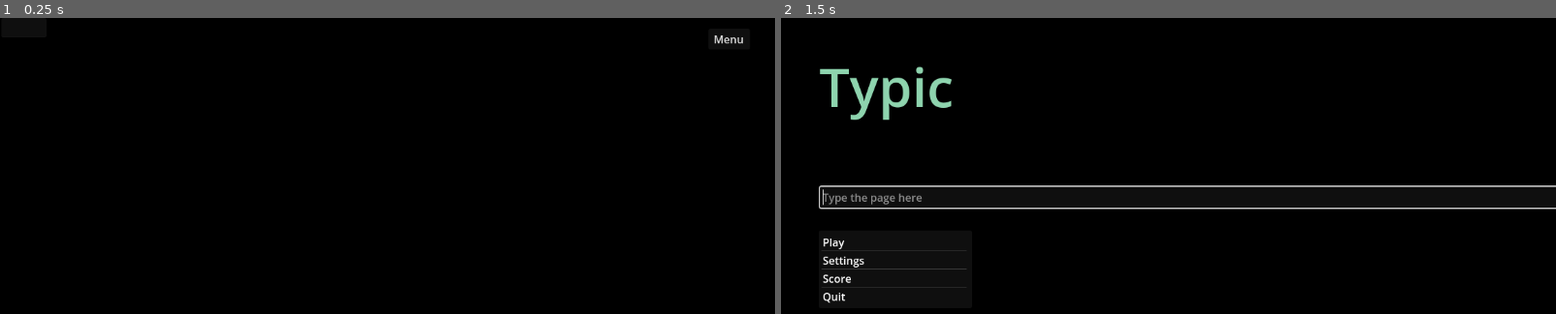
Above: before the commit, frames 1-2 (left to right).
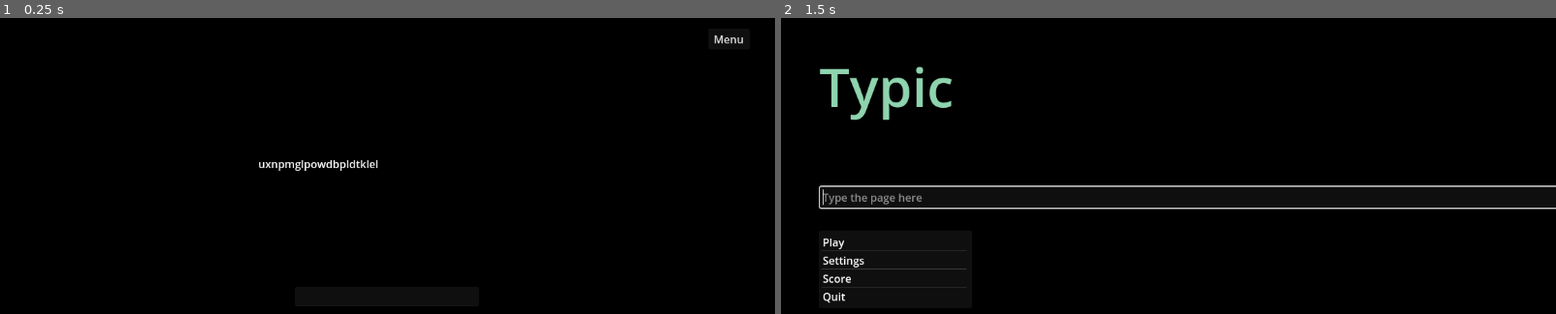
Above: after the commit, the same moments.

Repository: PeytonRobinson487/Typic-Repo
Game: Godot game, scene res://Scenes/game.tscn
Same seed, same stepped clock (60 frames per second), same inputs: the game is played once before the commit and once after it. This scene is started directly instead of the project's main scene.
Inputs:
- Up to frame 1 (0.25 s): no input
- Up to frame 2 (1.5 s): tap Enter at 0.5 s; click "Menu" at 1.25 s

The runs differ from the first frame. In frame 1, 0.3% of the frame differs, in the area x 33-49%, y 48-52%; in frame 2, nothing differs.

Commit message:
Medium Update
Added more game features, more settings code, and other various things. Added level system, and streak variable in data.

Diff:
--- a/Scenes/game.tscn
+++ b/Scenes/game.tscn
@@ -1,7 +1,11 @@
-[gd_scene load_steps=5 format=3 uid="uid://cr0w3l4tv0w04"]
+[gd_scene load_steps=9 format=3 uid="uid://cr0w3l4tv0w04"]
 
 [ext_resource type="Texture2D" uid="uid://bgsol436aco7x" path="res://Assets/Graphics/0x0_jpg_75.jpg" id="1_1186q"]
 [ext_resource type="Script" path="res://Scripts/game.gd" id="1_ech1o"]
+[ext_resource type="PackedScene" uid="uid://61ft10y0nqei" path="res://Scenes/text_maker.tscn" id="3_dy8h3"]
+[ext_resource type="PackedScene" uid="uid://dgwcd80cthckh" path="res://Scenes/player_handler.tscn" id="4_lktuf"]
+[ext_resource type="Script" path="res://Scripts/player_handler.gd" id="5_mxu1c"]
+[ext_resource type="PackedScene" uid="uid://b5op8tn5ax030" path="res://Scenes/data.tscn" id="6_8tk0y"]
 
 [sub_resource type="TileSetAtlasSource" id="TileSetAtlasSource_vd7kh"]
 texture = ExtResource("1_1186q")
@@ -3159,13 +3163,17 @@
 
 [node name="Text" type="Node" parent="."]
 
-[node name="RichTextLabel" type="RichTextLabel" parent="Text"]
-offset_right = 40.0
-offset_bottom = 40.0
+[node name="user_input" type="LineEdit" parent="Text"]
+offset_left = 436.0
+offset_top = 401.0
+offset_right = 710.0
+offset_bottom = 432.0
 
-[node name="user_input" type="LineEdit" parent="Text"]
-offset_right = 67.0625
-offset_bottom = 31.0
+[node name="TextMaker" parent="Text" instance=ExtResource("3_dy8h3")]
+offset_left = 382.0
+offset_top = 206.0
+offset_right = 784.0
+offset_bottom = 261.0
 
 [node name="Displays" type="Node" parent="."]
 
@@ -3178,5 +3186,12 @@
 offset_bottom = 47.0
 text = "Menu"
 
+[node name="Scripts" type="Node" parent="."]
+
+[node name="PlayerHandler" parent="Scripts" instance=ExtResource("4_lktuf")]
+script = ExtResource("5_mxu1c")
+
+[node name="Data" parent="Scripts" instance=ExtResource("6_8tk0y")]
+
 [connection signal="text_changed" from="Text/user_input" to="." method="_on_user_input_text_changed"]
 [connection signal="pressed" from="Buttons/Button" to="." method="_on_button_pressed"]
--- /dev/null
+++ b/Scenes/player_handler.tscn
@@ -0,0 +1,7 @@
+[gd_scene load_steps=2 format=3 uid="uid://dgwcd80cthckh"]
+
+[ext_resource type="PackedScene" uid="uid://b5op8tn5ax030" path="res://Scenes/data.tscn" id="1_2nv57"]
+
+[node name="PlayerHandler" type="Node"]
+
+[node name="Data" parent="." instance=ExtResource("1_2nv57")]
--- /dev/null
+++ b/Scenes/text_maker.tscn
@@ -0,0 +1,9 @@
+[gd_scene load_steps=3 format=3 uid="uid://61ft10y0nqei"]
+
+[ext_resource type="Script" path="res://Scripts/text_maker.gd" id="1_x6mcq"]
+[ext_resource type="PackedScene" uid="uid://b5op8tn5ax030" path="res://Scenes/data.tscn" id="2_1wt31"]
+
+[node name="TextMaker" type="RichTextLabel"]
+script = ExtResource("1_x6mcq")
+
+[node name="Data" parent="." instance=ExtResource("2_1wt31")]
--- a/Scripts/data.gd
+++ b/Scripts/data.gd
@@ -7,8 +7,9 @@
 var total_wrong: int = 0
 var total_correct: int = 0
 var average_accuracy: float = 100.0
-var level: int = -1
+var player_level: int = 1
 var hardest_characters: String = ""
+var longest_streak: int = 0
 
 ## Settings Data
 # Difficulty
@@ -33,8 +34,6 @@
 ]
 
 # Sound
-var music_on: bool = true
-var sound_effects_on: bool = true
 # 0 - music_on
 # 1 - sound_effects_on
 var sound_modifiers: Array = [
--- a/Scripts/game.gd
+++ b/Scripts/game.gd
@@ -1,8 +1,8 @@
 extends Node2D
 
 
-@onready var rich_text_label = $Text/RichTextLabel
 @onready var user_input = $Text/user_input
+@onready var text_maker = $Text/TextMaker
 
 
 ## menu button
@@ -13,21 +13,25 @@
 
 # checks computer displayed text with submitted player text
 func _on_user_input_text_changed(new_text: String) -> void:
-	var c_text: String = rich_text_label.text
+	var c_text: String = text_maker.text
 
 	# check if it matches computer text (c_text)
 	if (c_text.substr(0, 1).similarity(new_text.substr(0, 1))):
-		c_text.erase(0, 1)
+		c_text = c_text.substr(1, c_text.length())
+		user_input.text = ""
 
 	update_c_text(c_text)
 	pass
 
 
 func update_c_text(c_text: String) -> void:
+	text_maker.text = c_text
 
-	rich_text_label.text = c_text
+	const C_TEXT_LENGTH: int = 20
+	if (c_text.length() < C_TEXT_LENGTH):
+		text_maker.text += text_maker.generate_text(C_TEXT_LENGTH)
 
 
-# initialization - reusable unlike "_ready()"
-func _enter_tree() -> void:
-	pass
+# initialization
+func _ready() -> void:
+	update_c_text("")
--- /dev/null
+++ b/Scripts/player_handler.gd
@@ -0,0 +1,12 @@
+extends Node
+
+
+@onready var data = $Data
+
+
+func update_level(experience: float) -> float:
+	# equation: sqrt(x)
+	if (experience > sqrt(data.player_level)):
+		experience -= sqrt(data.player_level)
+		data.player_level += 1
+	return experience
--- a/Scripts/settings.gd
+++ b/Scripts/settings.gd
@@ -28,7 +28,7 @@
 @onready var score_display: ItemList = $"Node/Score Display"
 
 ## other variables
-@onready var data: Node2D = $Data
+@onready var data = $Data
 
 
 ### FUNCTIONS --------------------------------------------------------------------------------------
@@ -49,6 +49,7 @@
 # changes the text modifier array - description found in data.gd - using the clicked item index.
 func _on_text_item_clicked(index, at_position, mouse_button_index):
 	data.text_modifiers[index] = !data.text_modifiers[index]
+	print(data.text_modifiers)
 
 
 # difficulty
--- /dev/null
+++ b/Scripts/text_maker.gd
@@ -0,0 +1,53 @@
+extends RichTextLabel
+
+
+@onready var data = $Data
+@onready var text_maker = $"."
+
+
+## Dictionarys with appropriate charactesr
+# lowercase letters
+var lowercase_letters: Dictionary = {
+	"a": 1, "b": 2, "c": 3, "d": 4, "e": 5, "f": 6, "g": 7, "h": 8, "i": 9, "j": 10,
+	"k": 11, "l": 12, "m": 13, "n": 14, "o": 15, "p": 16, "q": 17, "r": 18, "s": 19, "t": 20,
+	"u": 21, "v": 22, "w": 23, "x": 24, "y": 25, "z": 26
+}
+# uppercase letters
+var uppercase_letters = {
+	"A": 1, "B": 2, "C": 3, "D": 4, "E": 5, "F": 6, "G": 7, "H": 8, "I": 9, "J": 10,
+	"K": 11, "L": 12, "M": 13, "N": 14, "O": 15, "P": 16, "Q": 17, "R": 18, "S": 19, "T": 20,
+	"U": 21, "V": 22, "W": 23, "X": 24, "Y": 25, "Z": 26
+}
+# numbers
+var numbers: Dictionary = {
+	"0": 1, "1": 2, "2": 3, "3": 4, "4": 5, "5": 6,
+	"6": 7, "7": 8, "8": 9, "9": 10
+}
+# symbols
+var symbols: Dictionary = {
+	"!": 1, "@": 2, "#": 3, "$": 4, "%": 5, "^": 6,
+	"&": 7, "*": 8, "(": 9, ")": 10, "-": 11, "_": 12,
+	"+": 13, "=": 14, "[": 15, "]": 16, "{": 17, "}": 18,
+	":": 19, ";": 20, "'": 21, '\"': 22, "<": 23, ">": 24,
+	",": 25, ".": 26, "?": 27, "/": 28, "\\": 29
+}
+
+func generate_text(length: int) -> String:
+	var new_text: String = ""
+	for i in length:
+		# 0 - lowercase_allowed
+		# 1 - uppercase_allowed
+		# 2 - numbers_allowed
+		# 3 - symbols_allowed
+		if (data.text_modifiers[0]):
+			new_text += lowercase_letters.find_key(randi() % lowercase_letters.size() + 1)
+		elif (data.text_modifiers[1]):
+			new_text += uppercase_letters.find_key(randi() % lowercase_letters.size() + 1)
+		elif (data.text_modifiers[2]):
+			new_text += numbers.find_key(randi() % lowercase_letters.size() + 1)
+		elif (data.text_modifiers[3]):
+			new_text += symbols.find_key(randi() % lowercase_letters.size() + 1)
+		else:
+			new_text = "a"
+
+	return new_text
